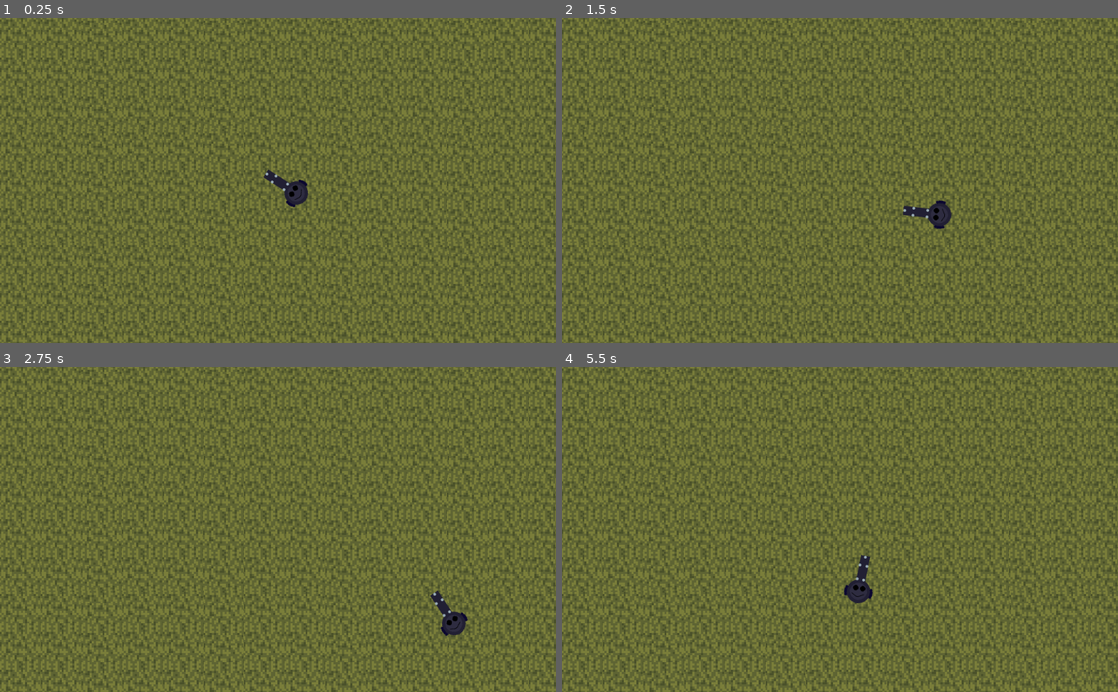
Above: before the commit, frames 1-4 (two rows, left to right).
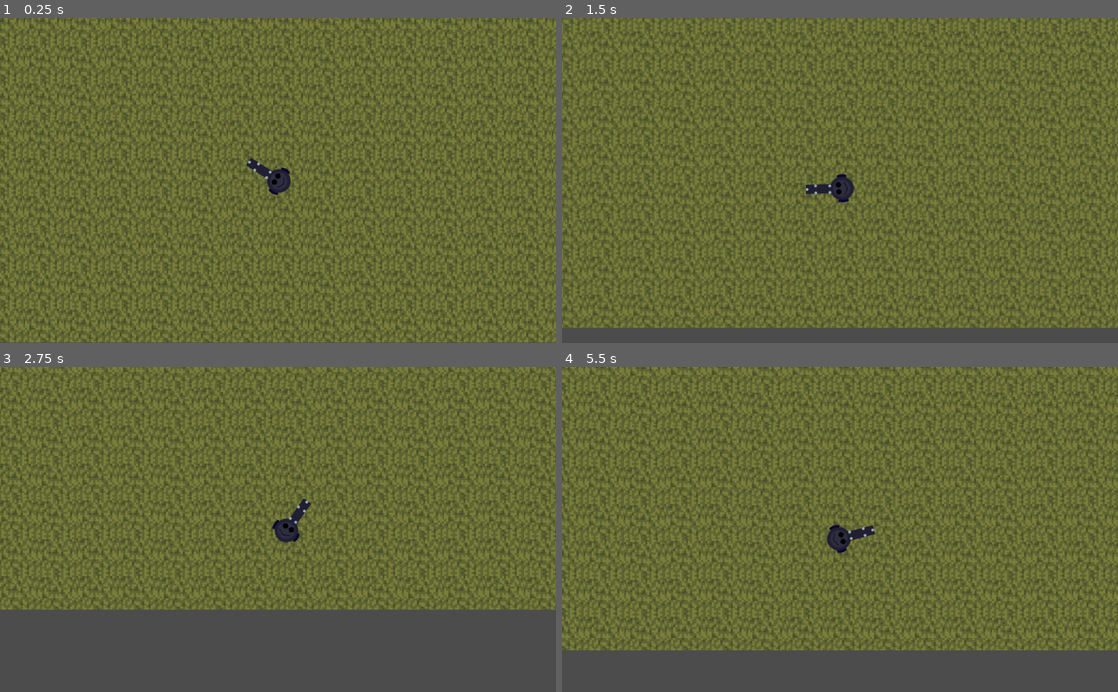
Above: after the commit, the same moments.

Repository: mikolajlubiak/hotroyal
Game: Godot game, scene res://tło.tscn
Same seed, same stepped clock (60 frames per second), same inputs: the game is played once before the commit and once after it.
Inputs (mouse positions are in pixels of both pictures, inside the frame that each line leads up to):
- Up to frame 1 (0.25 s): no input
- Up to frame 2 (1.5 s): tap Enter at 0.5 s; move the mouse to (962, 164) at 0.52 s; hold D (ui_right) 0.53-1.28 s; move the mouse to (728, 196) at 1.27 s; hold S (ui_down) from 1.28 s (still down)
- Up to frame 3 (2.75 s): move the mouse to (333, 458) at 2.02 s; release S (ui_down) at 2.03 s; hold D (ui_right) from 2.03 s (still down)
- Up to frame 4 (5.5 s): move the mouse to (812, 594) at 2.77 s; release D (ui_right) at 2.78 s; hold W (ui_up) 2.78-3.53 s; move the mouse to (1006, 578) at 3.52 s; hold A (ui_left) 3.53-5.03 s; move the mouse to (673, 480) at 4.27 s; move the mouse to (867, 529) at 5.02 s; hold S (ui_down) from 5.03 s (still down)

The runs differ from the first frame. In frame 1, 34% of the frame differs, in the area x 0-100%, y 0-100%; in frame 2, 32%; in frame 3, 49%; in frame 4, 42%.

Commit message:
camera dziala

Diff:
--- a/tło.tscn
+++ b/tło.tscn
@@ -26,6 +26,12 @@
 position = Vector2( 539, 334 )
 script = ExtResource( 3 )
 
+[node name="Camera2D" type="Camera2D" parent="KinematicBody2D"]
+position = Vector2( 2, 1 )
+current = true
+smoothing_enabled = true
+smoothing_speed = 10.0
+
 [node name="Sprite" type="Sprite" parent="KinematicBody2D"]
 position = Vector2( 0, 1 )
 rotation = 1.56962
